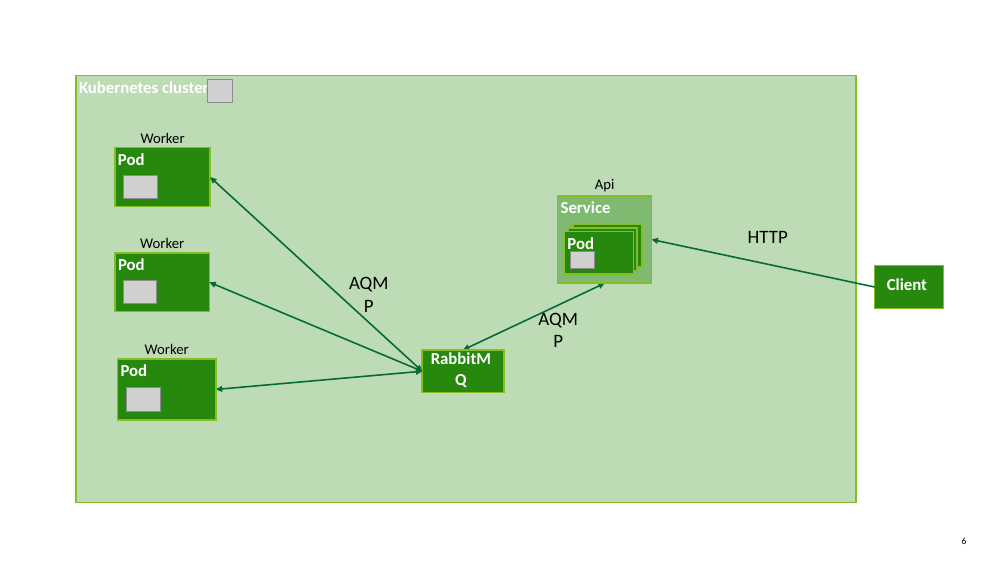
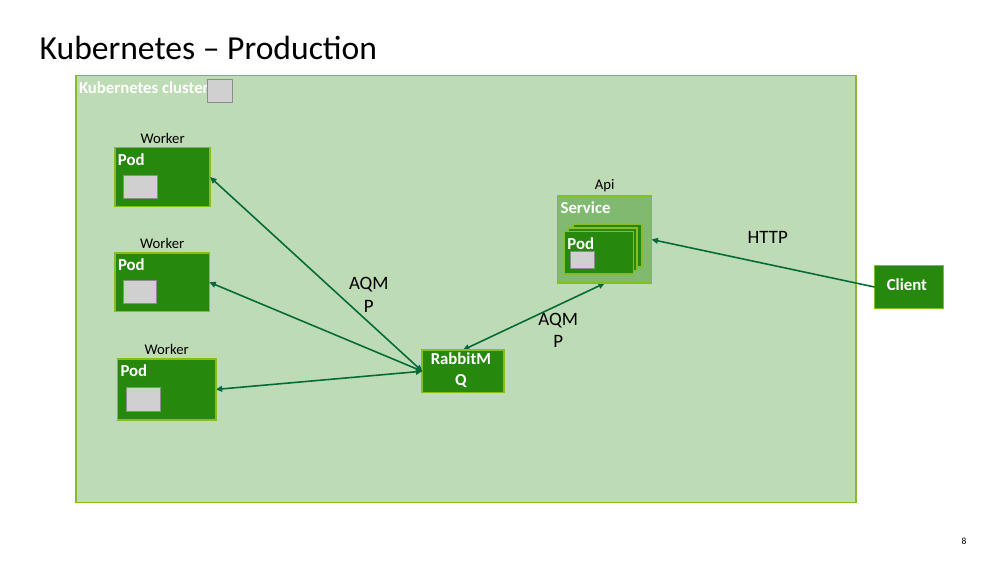
Before and after one commit to jbb10/Robopizza, a slide deck: slide 8 of Microservices from the ground up.pptx (slide 6 before the commit). Drawn at 1008x567 pixels with LibreOffice and Linux fonts; fonts in the diff are those of the drawing; grey boxes stand for pictures. Boxes give left, top, right and bottom in pixels: in the first picture for what was removed or moved away, otherwise in the second. Text is boxed around its words. In the diff, an @@ line names an element or a change of style, - is before the commit and + after.

```diff
--- a/Microservices from the ground up.pptx
+++ b/Microservices from the ground up.pptx
@@ text added at box(40, 35, 377, 60), 32 pt, text #000000 @@
+Kubernetes – Production
```
Also in this commit, not shown: 6 slides added, 1 other file.
